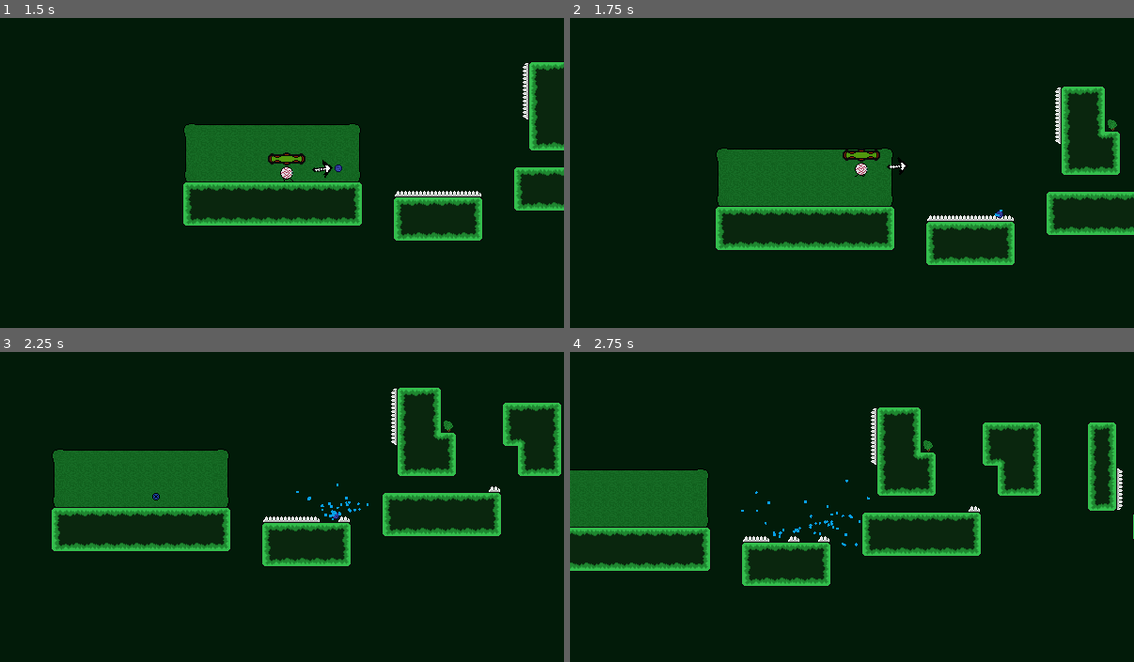
Above: before the commit, frames 1-4 (two rows, left to right).
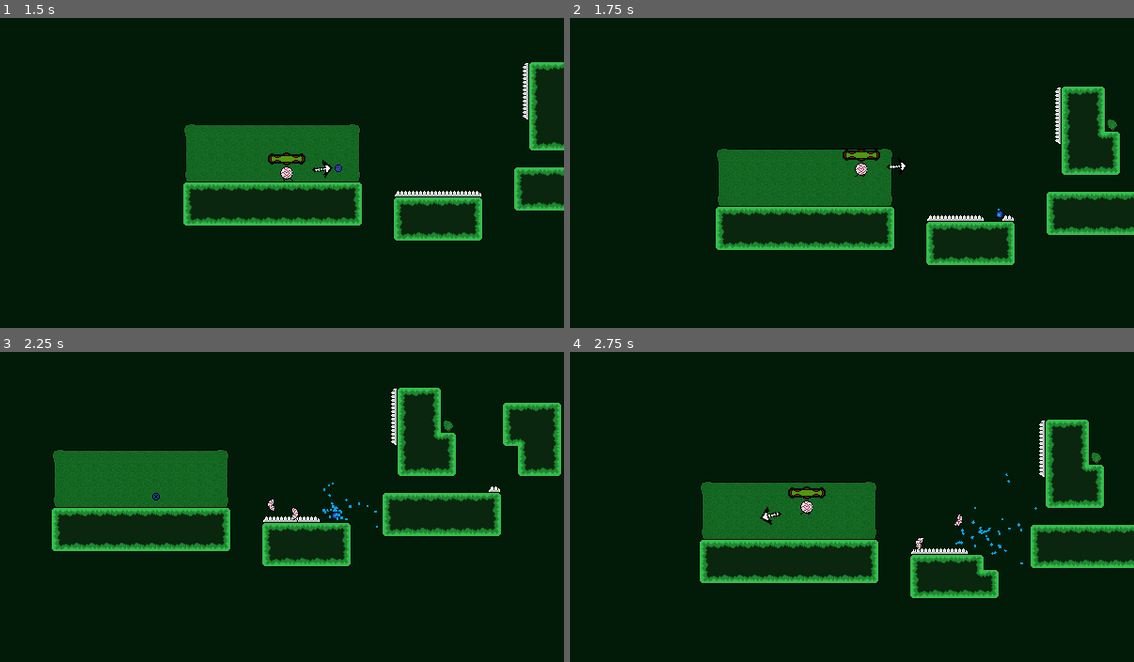
Above: after the commit, the same moments.

Repository: epimetheusgames/EyeSore
Game: Godot game, scene res://MainMenu.tscn
Same seed, same stepped clock (60 frames per second), same inputs: the game is played once before the commit and once after it.
Inputs (mouse positions are in pixels of both pictures, inside the frame that each line leads up to):
- Up to frame 1 (1.5 s): click (293, 142) at 0.5 s; tap Enter (ui_accept) at 1.25 s; move the mouse to (406, 157) at 1.27 s; hold D (movement_right) from 1.28 s (still down); click (406, 157) at 1.35 s
- Up to frame 2 (1.75 s): keep holding D (movement_right); tap Space (movement_jump) at 1.52 s
- Up to frame 3 (2.25 s): keep holding D (movement_right); move the mouse to (169, 522) at 2.02 s; right-click (169, 522) at 2.1 s
- Up to frame 4 (2.75 s): keep holding D (movement_right); tap Space (movement_jump) at 2.27 s

Frame 1 is identical in both runs. In frame 2, less than 0.1% of the frame differs, in the area x 73-77%, y 61-66%; in frame 3, 0.2%; in frame 4, 20%, in the area x 0-100%, y 17-80%.

Commit message:
Fixed death issues, there are still some issues with the player animation for some reason

Diff:
--- a/OGPC_Project_Native_Directory/Levels/Level1.tscn
+++ b/OGPC_Project_Native_Directory/Levels/Level1.tscn
@@ -6,7 +6,7 @@
 [ext_resource path="res://Levels/Level_Script.gd" type="Script" id=5]
 [ext_resource path="res://GroundTileMap.tscn" type="PackedScene" id=6]
 
-[node name="Level_Manager2" type="Node2D"]
+[node name="Level_Manager" type="Node2D"]
 pause_mode = 1
 script = ExtResource( 5 )
 next_level = "end"
--- a/OGPC_Project_Native_Directory/Levels/Level_Script.gd
+++ b/OGPC_Project_Native_Directory/Levels/Level_Script.gd
@@ -23,7 +23,6 @@
 		if len(list) == 0:
 			item.queue_free()
 			return 2
-		print(list[0])
 		if list[0] != null: # If this is null than it means that the game has not been saved.
 			item.queue_free() # If it is not null, than this is an unwanted item, because the game
 			# Was saved but this item was not saved. Ideally this won't happen, but this is here
--- a/OGPC_Project_Native_Directory/Player.gd
+++ b/OGPC_Project_Native_Directory/Player.gd
@@ -253,6 +253,7 @@
 		self.hide()
 		var death_particles = death_particles_file_path.instance()
 		death_particles.position = self.position
+		get_parent().add_child(death_particles)
 
 
 func _on_Death_Animation_Timer_timeout():
--- a/OGPC_Project_Native_Directory/Player.tscn
+++ b/OGPC_Project_Native_Directory/Player.tscn
@@ -203,3 +203,4 @@
 [node name="Death_Animation_Timer" type="Timer" parent="."]
 
 [connection signal="body_entered" from="Area2D" to="." method="_on_Area2D_body_entered"]
+[connection signal="timeout" from="Death_Animation_Timer" to="." method="_on_Death_Animation_Timer_timeout"]
--- a/OGPC_Project_Native_Directory/Player_Death_Animation_Particles.gd
+++ b/OGPC_Project_Native_Directory/Player_Death_Animation_Particles.gd
@@ -1,5 +1 @@
 extends Node2D
-
-
-func _physics_process(delta):
-	print("im alive!")
